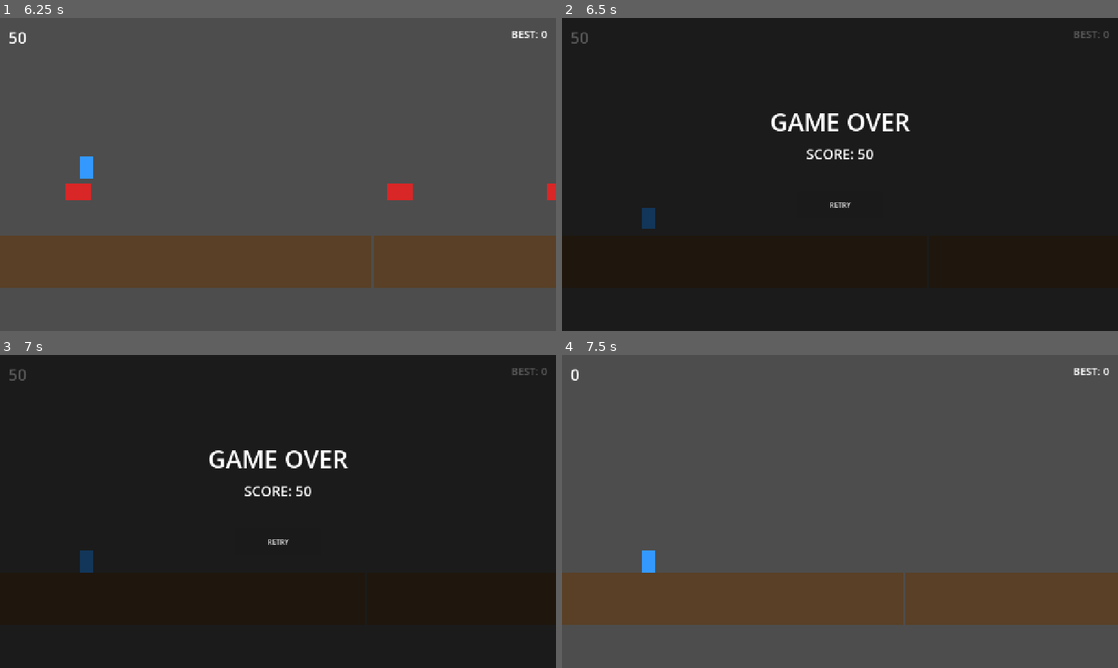
Above: before the commit, frames 1-4 (two rows, left to right).
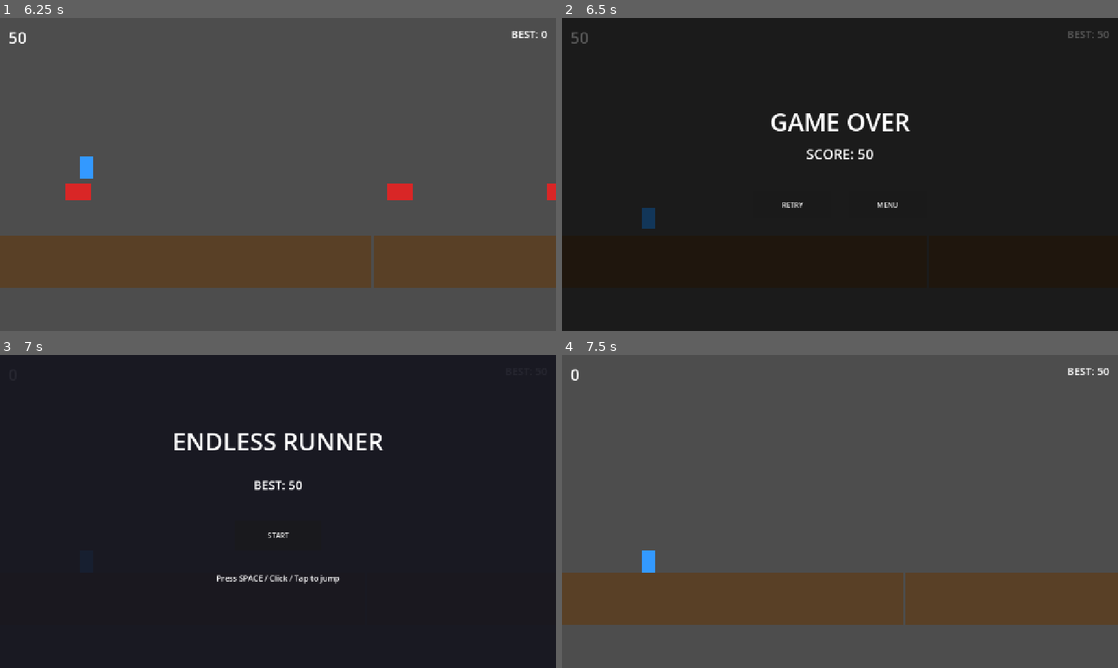
Above: after the commit, the same moments.

Repository: ader-comp/endless-runner
Game: Godot game, scene res://scenes/main.tscn
Two runs of this game, one before a commit and one after it. Both use one fixed random seed, a clock stepped at 60 frames per second and the inputs below.
Inputs (mouse positions are in pixels of both pictures, inside the frame that each line leads up to):
- Up to frame 1 (6.25 s): click "START" at 0.5 s; tap Enter at 1.25 s; tap Space (jump) at 1.52, 2.27, 3.77, 4.52, 5.27 s
- Up to frame 2 (6.5 s): no input
- Up to frame 3 (7 s): click (328, 542) at 6.5 s, where only the run after the commit has a clickable "MENU"
- Up to frame 4 (7.5 s): click (840, 542) at 7.25 s, where only the run before the commit has a clickable "RETRY"

Frame 1 is identical in both runs. In frame 2, 0.2% of the frame differs, in the area x 39-98%, y 4-61%; in frame 3, 2.9%, in the area x 1-99%, y 4-74%; in frame 4, 0.1%.

Commit message:
Add return-to-menu button and fix high score refresh timing
- Add MenuButton on GameOverPanel with returned_to_menu signal so
  players can leave a run without restarting.
- Reorder ScoreSystem._on_player_died to save before emitting
  game_over; HUD read stale high score and updated one run late.

Co-Authored-By: Claude Opus 4.6 (1M context) <noreply@anthropic.com>

Diff:
--- a/scenes/ui/hud.tscn
+++ b/scenes/ui/hud.tscn
@@ -56,8 +56,15 @@
 theme_override_font_sizes/font_size = 32
 
 [node name="RetryButton" type="Button" parent="GameOverPanel"]
-offset_left = 540.0
+offset_left = 440.0
 offset_top = 400.0
-offset_right = 740.0
+offset_right = 620.0
 offset_bottom = 460.0
 text = "RETRY"
+
+[node name="MenuButton" type="Button" parent="GameOverPanel"]
+offset_left = 660.0
+offset_top = 400.0
+offset_right = 840.0
+offset_bottom = 460.0
+text = "MENU"
--- a/src/core/EventBus.gd
+++ b/src/core/EventBus.gd
@@ -18,3 +18,6 @@
 
 ## 障礙物生成
 signal obstacle_spawned(obstacle: Node)
+
+## 從 Game Over 返回主選單
+signal returned_to_menu()
--- a/src/core/GameManager.gd
+++ b/src/core/GameManager.gd
@@ -16,6 +16,7 @@
 func _ready() -> void:
 	EventBus.game_started.connect(_on_game_started)
 	EventBus.player_died.connect(_on_player_died)
+	EventBus.returned_to_menu.connect(_on_returned_to_menu)
 
 
 func _process(delta: float) -> void:
@@ -56,3 +57,7 @@
 
 func _on_player_died() -> void:
 	change_state(GameState.DEAD)
+
+
+func _on_returned_to_menu() -> void:
+	change_state(GameState.MENU)
--- a/src/systems/ScoreSystem.gd
+++ b/src/systems/ScoreSystem.gd
@@ -39,6 +39,7 @@
 
 
 ## 遊戲結束時儲存最高分
+## 先存檔再 emit，確保訂閱者（HUD）讀到的是最新的最高分
 func _on_player_died() -> void:
+	SaveSystem.save_high_score(_score)
 	EventBus.game_over.emit(_score)
-	SaveSystem.save_high_score(_score)
--- a/src/ui/HUD.gd
+++ b/src/ui/HUD.gd
@@ -7,13 +7,16 @@
 @onready var game_over_panel: Control = $GameOverPanel
 @onready var final_score_label: Label = $GameOverPanel/FinalScoreLabel
 @onready var retry_button: Button = $GameOverPanel/RetryButton
+@onready var menu_button: Button = $GameOverPanel/MenuButton
 
 
 func _ready() -> void:
 	EventBus.score_changed.connect(_on_score_changed)
 	EventBus.game_over.connect(_on_game_over)
 	EventBus.game_started.connect(_on_game_started)
+	EventBus.returned_to_menu.connect(_on_returned_to_menu)
 	retry_button.pressed.connect(_on_retry_pressed)
+	menu_button.pressed.connect(_on_menu_pressed)
 	_update_high_score()
 	game_over_panel.visible = false
 
@@ -44,3 +47,15 @@
 ## 重試按鈕：重新開始遊戲
 func _on_retry_pressed() -> void:
 	EventBus.game_started.emit()
+
+
+## 返回主選單按鈕
+func _on_menu_pressed() -> void:
+	EventBus.returned_to_menu.emit()
+
+
+## 回到主選單時隱藏結果面板並歸零分數
+func _on_returned_to_menu() -> void:
+	game_over_panel.visible = false
+	score_label.text = "0"
+	_update_high_score()
--- a/src/ui/MainMenu.gd
+++ b/src/ui/MainMenu.gd
@@ -9,6 +9,7 @@
 func _ready() -> void:
 	start_button.pressed.connect(_on_start_pressed)
 	EventBus.game_started.connect(_on_game_started)
+	EventBus.returned_to_menu.connect(_on_returned_to_menu)
 	_update_high_score()
 
 
@@ -25,3 +26,9 @@
 ## 遊戲開始時隱藏主選單（包含初次開始與 Retry）
 func _on_game_started() -> void:
 	visible = false
+
+
+## 從 Game Over 返回主選單時重新顯示並刷新最高分
+func _on_returned_to_menu() -> void:
+	_update_high_score()
+	visible = true
